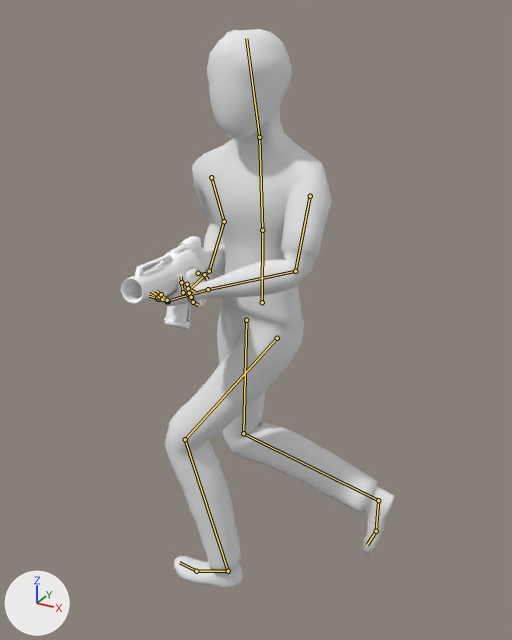
The Blender file BlendFiles/Guy/Animation/SuperGuy_Anim_SideStep_Left.blend, before and after one commit.
Before and after are seen from a 50 mm camera at (15.0, -26.4, 28.8) aimed at (0.5, 0.0, 15.6). The axes (+X, +Y, +Z) are drawn at lower left. The lights are the same throughout. Both versions are drawn at frame 28 of the action 'ArmatureAction'; the numbers are the values there. The bones that bend it are drawn over the model as lines.

Names of what the first picture shows: 'Guy_LowPoly', 'SK_FPGun.001'.
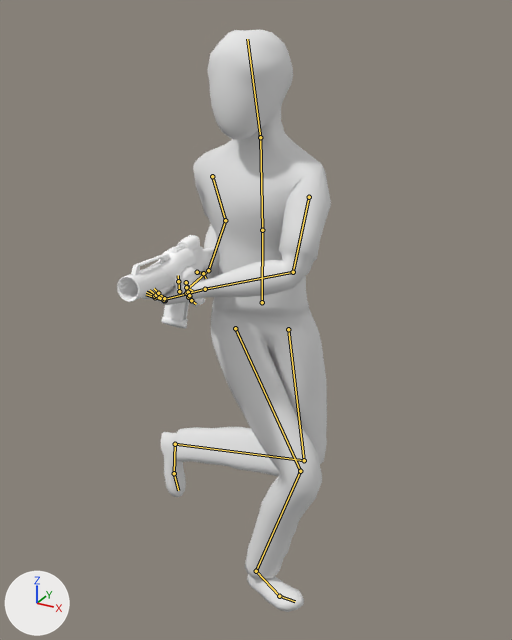
Location of each change, (x1, y1, x2, y2) in pixels of the pictures (512 x 640 px):
```json
{"object": "Guy_LowPoly", "change": "posed", "before": [154, 29, 395, 588], "after": [151, 30, 331, 612], "on screen": "25% narrower"}
{"object": "SK_FPGun.001", "change": "posed", "before": [121, 236, 225, 330], "after": [117, 235, 220, 329]}
{"bone": "Spine02", "before": "(262, 230) to (259, 137)", "after": "(262, 230) to (260, 137)"}
{"bone": "UpperLeg.L", "before": "(277, 338) to (185, 439)", "after": "(288, 329) to (304, 460)"}
{"bone": "LowerLeg.L", "before": "(185, 439) to (228, 571)", "after": "(304, 460) to (175, 444)"}
{"bone": "Foot.L", "before": "(228, 571) to (196, 571)", "after": "(175, 444) to (174, 473)"}
{"bone": "Toes.L", "before": "(196, 571) to (179, 562)", "after": "(174, 473) to (178, 490)"}
{"bone": "UpperLeg.R", "before": "(246, 320) to (243, 433)", "after": "(235, 328) to (300, 471)"}
{"bone": "LowerLeg.R", "before": "(243, 433) to (378, 500)", "after": "(300, 471) to (256, 571)"}
{"bone": "Foot.R", "before": "(378, 500) to (376, 531)", "after": "(256, 571) to (279, 596)"}
{"bone": "Toes.R", "before": "(376, 531) to (367, 545)", "after": "(279, 596) to (295, 601)"}
```

The change, as JSON lines over the scene's bpy script:
```json
{"block": "bone_spine01", "where": "bone_spine01 = bpy.data.objects['Armature'].pose.bones['Spine01']"}
{"op": "set", "path": "bone_spine01.rotation_quaternion", "old": "(0.973, 0.0, -0.231, 0.0)", "new": "(0.975, 0.0, 0.224, 0.0)", "note": "degrees (0, -27, 0) -> degrees (0, 26, 0)"}
{"block": "bone_spine02", "where": "bone_spine02 = bpy.data.objects['Armature'].pose.bones['Spine02']  # child of 'Spine01'"}
{"op": "set", "path": "bone_spine02.rotation_quaternion", "old": "(0.966, 0.091, 0.237, 0.049)", "new": "(0.97, 0.089, -0.225, -0.007)", "note": "degrees (13, 27, 9) -> degrees (11, -26, -3)"}
{"block": "bone_upperleg_l", "where": "bone_upperleg_l = bpy.data.objects['Armature'].pose.bones['UpperLeg.L']  # child of 'Spine01'"}
{"op": "set", "path": "bone_upperleg_l.rotation_quaternion", "old": "(0.928, 0.257, -0.012, -0.27)", "new": "(0.974, 0.013, -0.227, -0.006)", "note": "degrees (29, 7, -31) -> degrees (2, -26, -1)"}
{"block": "bone_lowerleg_l", "where": "bone_lowerleg_l = bpy.data.objects['Armature'].pose.bones['LowerLeg.L']  # child of 'UpperLeg.L'"}
{"op": "set", "path": "bone_lowerleg_l.rotation_quaternion", "old": "(0.861, 0.311, 0.163, 0.368)", "new": "(0.76, -0.404, -0.037, 0.508)", "note": "degrees (41, 3, 47) -> degrees (-44, 21, 59)"}
{"block": "bone_foot_l", "where": "bone_foot_l = bpy.data.objects['Armature'].pose.bones['Foot.L']  # child of 'LowerLeg.L'"}
{"op": "set", "path": "bone_foot_l.rotation_quaternion", "old": "(0.972, 0.081, -0.013, -0.22)", "new": "(0.965, -0.017, -0.012, 0.26)", "note": "degrees (9, 1, -26) -> degrees (-2, -1, 30)"}
{"block": "bone_toes_l", "where": "bone_toes_l = bpy.data.objects['Armature'].pose.bones['Toes.L']  # child of 'Foot.L'"}
{"op": "set", "path": "bone_toes_l.rotation_quaternion", "old": "(0.98, 0.201, 0.0, 0.0)", "new": "(0.99, 0.14, 0.024, 0.007)", "note": "degrees (23, 0, 0) -> degrees (16, 3, 1)"}
{"block": "bone_upperleg_r", "where": "bone_upperleg_r = bpy.data.objects['Armature'].pose.bones['UpperLeg.R']  # child of 'Spine01'"}
{"op": "set", "path": "bone_upperleg_r.rotation_quaternion", "old": "(0.982, -0.025, 0.184, -0.01)", "new": "(0.922, 0.266, -0.107, 0.261)", "note": "degrees (-3, 21, -2) -> degrees (27, -20, 27)"}
{"block": "bone_lowerleg_r", "where": "bone_lowerleg_r = bpy.data.objects['Armature'].pose.bones['LowerLeg.R']  # child of 'UpperLeg.R'"}
{"op": "set", "path": "bone_lowerleg_r.rotation_quaternion", "old": "(0.794, 0.379, 0.015, 0.475)", "new": "(0.873, -0.313, 0.005, 0.373)", "note": "degrees (41, -20, 54) -> degrees (-34, 14, 42)"}
{"block": "bone_foot_r", "where": "bone_foot_r = bpy.data.objects['Armature'].pose.bones['Foot.R']  # child of 'LowerLeg.R'"}
{"op": "set", "path": "bone_foot_r.rotation_quaternion", "old": "(0.965, -0.063, 0.046, -0.252)", "new": "(0.965, 0.103, 0.029, 0.241)", "note": "degrees (-8, 3, -29) -> degrees (12, 0, 28)"}
{"block": "bone_toes_r", "where": "bone_toes_r = bpy.data.objects['Armature'].pose.bones['Toes.R']  # child of 'Foot.R'"}
{"op": "set", "path": "bone_toes_r.rotation_quaternion", "old": "(0.988, 0.141, -0.054, -0.009)", "new": "(0.979, 0.18, 0.079, 0.054)", "note": "degrees (16, -6, -2) -> degrees (21, 8, 8)"}
```
